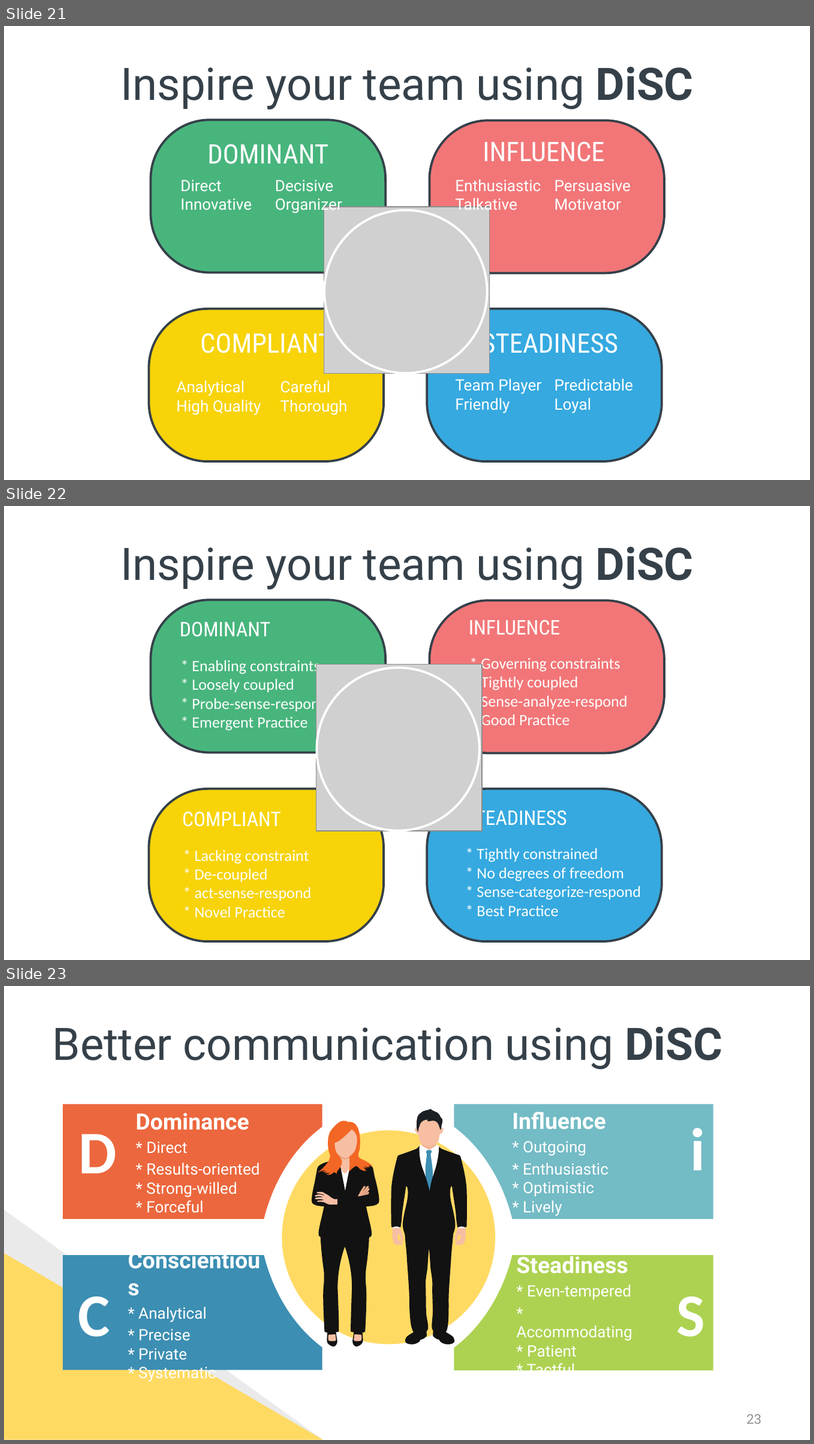
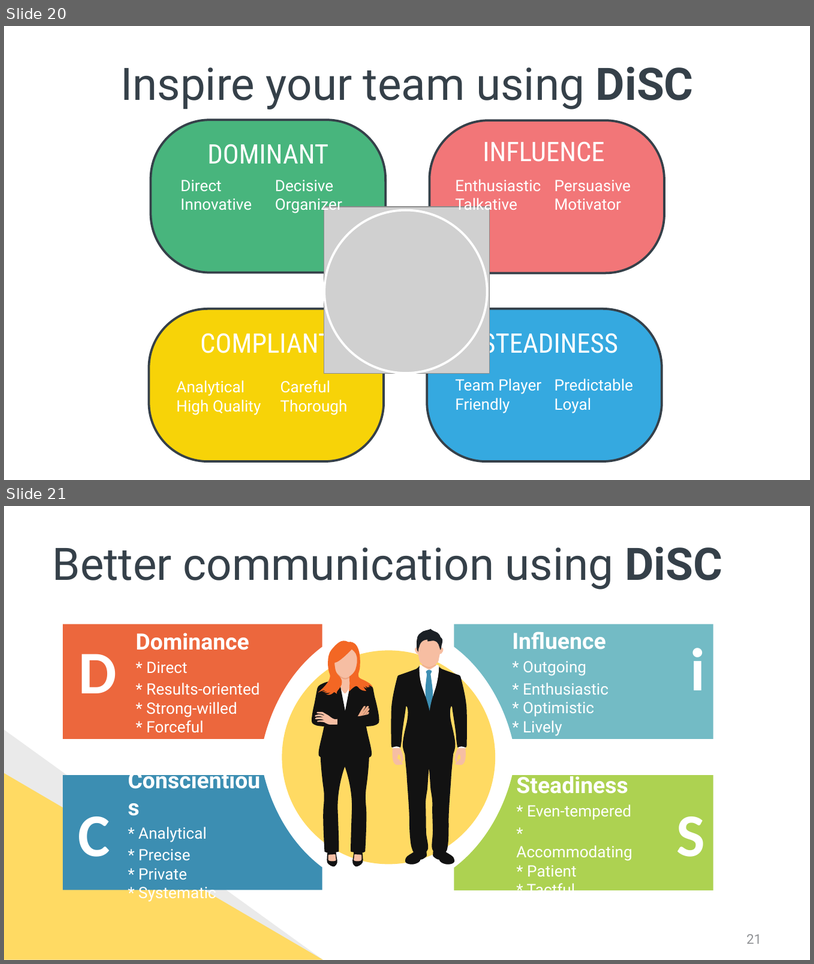
Before and after one commit to spetryjohnson/Talk---Hiring--Firing--and-Inspiring, a slide deck: Hiring, Firing, and Inspiring.pptx. Shown one above the other, each under a label of ours: slides 21, 22 and 23 before the commit, slides 20 and 21 after it. The pictures are 814x1444 and 814x964 pixels, drawn with LibreOffice and Linux fonts; fonts in the diff are those of the drawing; grey boxes stand for pictures. Boxes give left, top, right and bottom in pixels: in the first picture for what was removed or moved away, otherwise in the second. Text is boxed around its words. In the diff, an @@ line names an element or a change of style, - is before the commit and + after.

```diff
--- a/Hiring, Firing, and Inspiring.pptx
+++ b/Hiring, Firing, and Inspiring.pptx
@@ slide 22 removed at bbox=[4, 506, 810, 960], background #FFFFFF @@
@@ title removed at bbox=[120, 547, 694, 589] @@
-Inspire your team using DiSC
@@ rounded rectangle removed at bbox=[151, 600, 386, 752] @@
@@ rounded rectangle removed at bbox=[430, 600, 665, 753] @@
@@ text removed at bbox=[180, 622, 270, 637] @@
-DOMINANT
@@ text removed at bbox=[469, 620, 560, 635] @@
-INFLUENCE
@@ text removed at bbox=[192, 660, 327, 730] @@
-* Enabling constraints
-* Loosely coupled
-* Probe-sense-respond
-* Emergent Practice
@@ picture removed at bbox=[316, 664, 482, 831] @@
@@ ellipse removed at bbox=[317, 667, 480, 830] @@
@@ text removed at bbox=[481, 658, 627, 729] @@
-* Governing constraints
-* Tightly coupled
-* Sense-analyze-respond
-* Good Practice
@@ rounded rectangle removed at bbox=[149, 788, 384, 940] @@
@@ rounded rectangle removed at bbox=[428, 788, 662, 940] @@
@@ text removed at bbox=[182, 811, 281, 826] @@
-COMPLIANT
@@ text removed at bbox=[465, 806, 567, 829] @@
-STEADINESS
@@ text removed at bbox=[195, 850, 312, 917] @@
-* Lacking constraint
-* De-coupled
-* act-sense-respond
-* Novel Practice
@@ text removed at bbox=[477, 848, 641, 916] @@
-* Tightly constrained
-* No degrees of freedom
-* Sense-categorize-respond
-* Best Practice
@@ what was slide 21 is now slide 20 @@
@@ what was slide 23 is now slide 21 @@
@@ page number at bbox=[747, 934, 762, 943]: text changed @@
-23
+21
```
Also in this commit, not shown: 11 slides changed, 1 other slide removed, 1 other file.
